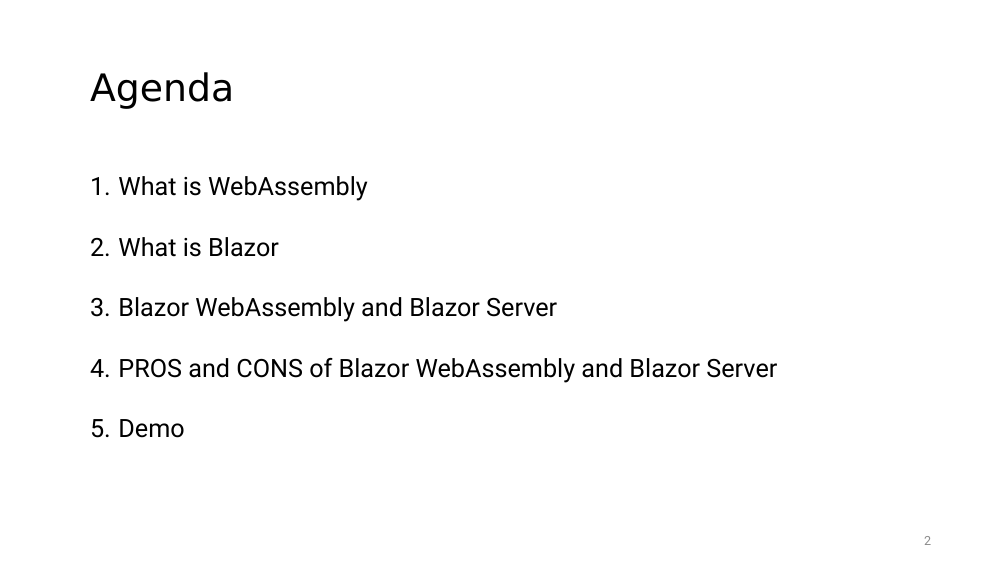
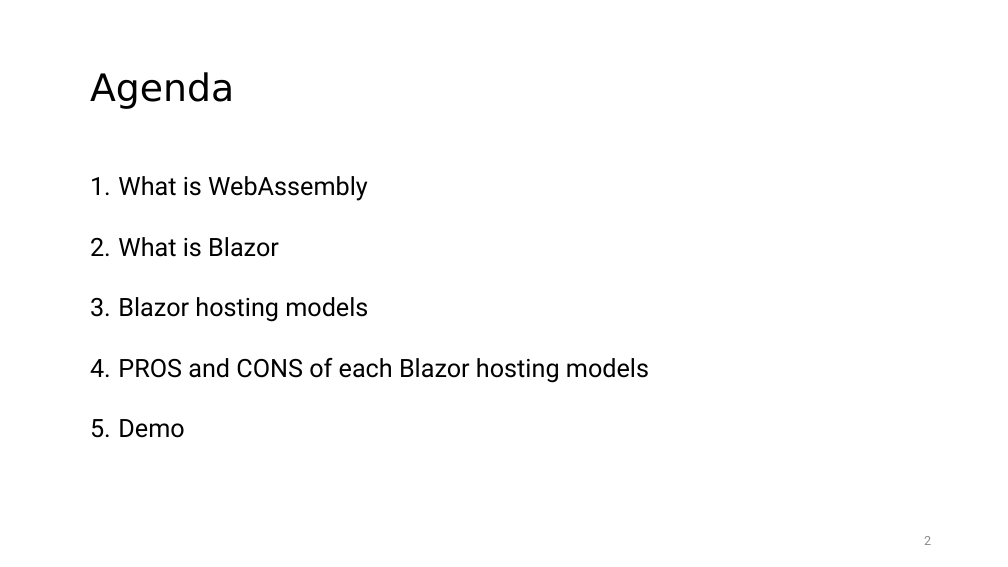
Before and after one commit to nguyenhoanthienit/blazor, a slide deck: slide 2 of Documents/seminar.pptx. Drawn at 1008x567 pixels with LibreOffice and Linux fonts; fonts in the diff are those of the drawing. Boxes give left, top, right and bottom in pixels: in the first picture for what was removed or moved away, otherwise in the second. Text is boxed around its words. In the diff, an @@ line names an element or a change of style, - is before the commit and + after.

```diff
--- a/Documents/seminar.pptx
+++ b/Documents/seminar.pptx
@@ text at bbox=[118, 297, 649, 383]: text changed @@
-3. Blazor WebAssembly and Blazor Server
-4. PROS and CONS of Blazor WebAssembly and Blazor Server
+3. Blazor hosting models
+4. PROS and CONS of each Blazor hosting models
```
Also in this commit, not shown: 2 other slides changed.
